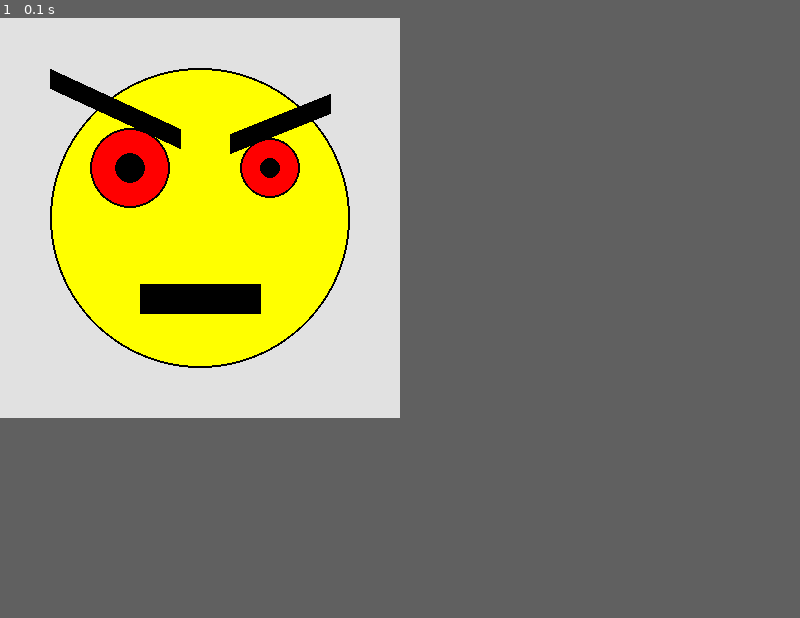
Above: before the commit, frame 1.
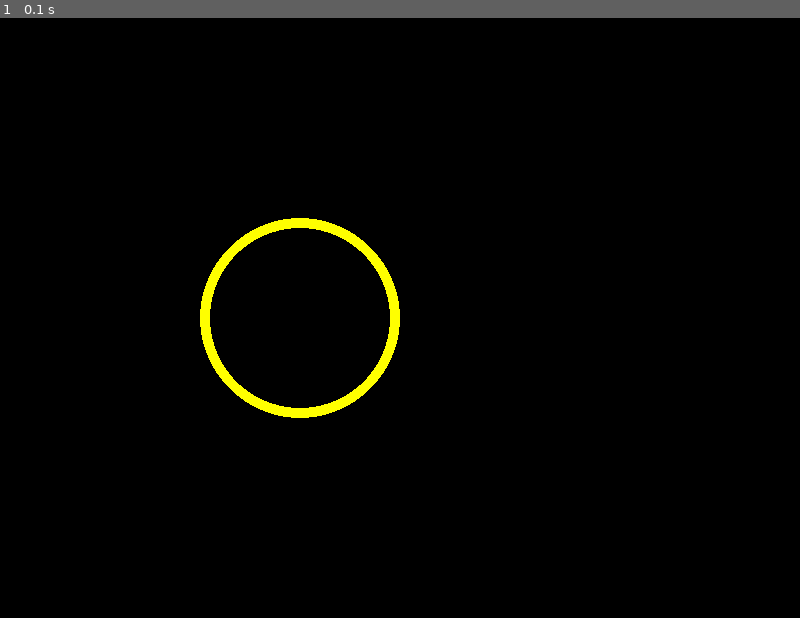
Above: after the commit, the same moment.

Repository: CapXYZ/infa_2020_Schamyakov
Game: pygame game, started from lab3/draw1.py
Two runs of this game, one before a commit and one after it. Both use one fixed random seed, a clock stepped at 60 frames per second and the inputs below.
Inputs:
- Up to frame 1 (0.1 s): no input
In our replay, the window is 400x400 before the commit and 800x600 after it. These sizes can differ from the game's own. Grey fills any space a smaller window leaves; there, only what the larger window draws over its background counts as a difference.

The runs differ from the first frame. In frame 1, 31% of the frame differs, in the area x 0-50%, y 0-67%.

Commit message:
Работает сам принцип, добавить алфавит, счетсики, уровни.

Diff:
--- /dev/null
+++ b/lab3/Litter Key.py
@@ -0,0 +1,69 @@
+import random
+import pygame
+
+pygame.init()
+
+# Define the colors we will use in RGB format
+color_dict = dict(
+    BLACK=(0, 0, 0),
+    WHITE=(255, 255, 255),
+    BLUE=(0, 0, 255),
+    GREEN=(0, 255, 0),
+    RED=(255, 0, 0)
+)
+list_letter = 'aoг'
+
+# Set the height and width of the screen
+size = [400, 400]
+screen = pygame.display.set_mode(size)
+
+center = (200, 200)
+center_x, center_y = center
+
+pygame.display.set_caption("Учимся печатать")
+
+def letter_draw_O(x, y, koof_size=1, ):
+    pygame.draw.ellipse(screen, (255, 55, 0), (x - x // 2, y // 3,
+                                               x, y + y // 3), 20)
+
+
+def letter_draw_A(x, y, koof_size=1, ):
+    pygame.draw.line(screen, (255, 55, 0), (x - x // 2, y + y // 2), (x, y - y // 2), 20)
+    pygame.draw.line(screen, (255, 55, 0), (x, y - y // 2), (x + x // 2, y + y // 2), 20)
+    pygame.draw.line(screen, (255, 55, 0), (x - x // 4, y), (x + x // 4, y), 20)
+
+
+def letter_draw_G(x, y, koof_size=1, ):
+    pygame.draw.line(screen, (255, 55, 0), (x - x // 4, y + y // 2), (x - x // 4, y - y // 2), 20)
+    pygame.draw.line(screen, (255, 55, 0), (x - x // 4, y - y // 2), (x + x // 4, y - y // 2), 20)
+
+
+def letter(l1):
+    return random.choice(l1)
+
+# Loop until the user clicks the close button.
+done = False
+clock = pygame.time.Clock()
+
+abc = {'a': letter_draw_A,
+       'o': letter_draw_O,
+       'г': letter_draw_G
+       }
+
+while not done:
+
+    clock.tick(1)
+
+
+    for event in pygame.event.get():  # User did something
+        if event.type == pygame.QUIT:  # If user clicked close
+            done = True  # Flag that we are done so we exit this loop
+
+    screen.fill((55, 255, 55))
+
+    abc[letter(list_letter)](center_x, center_y)
+
+    pygame.display.flip()
+
+# Be IDLE friendly
+pygame.quit()
--- a/lab3/draw1.py
+++ b/lab3/draw1.py
@@ -1,10 +1,11 @@
+import random
 import pygame
 from pygame.draw import *
 
 pygame.init()
 
 FPS = 30
-screen = pygame.display.set_mode((400, 400))
+screen = pygame.display.set_mode((800, 600))
 
 '''
 x1 = 100; y1 = 100
@@ -17,7 +18,7 @@
 for i in range(N):
     line(screen, color, (x, y1), (x, y2))
     x += h
-'''
+
 rect(screen, (225, 225, 225), (0, 0, 400, 400)) #фон
 circle(screen, (255, 255, 0), (200, 200), 150) #голова
 circle(screen, (0, 0, 0), (200, 200), 150, 2) #обводка головы
@@ -34,6 +35,14 @@
 line(screen, 0, (230, 125), (330, 85), 20) #правая бровь
 
 line(screen, 0, (140, 280), (260, 280), 30) #рот
+'''
+
+
+def letter_draw(x, y, koof_size=1):
+    pygame.draw.ellipse(screen, (255, 255, 0), (x, y, x, y), 10)
+
+
+letter_draw(200,200)
 
 pygame.display.update()
 clock = pygame.time.Clock()
--- /dev/null
+++ b/lab3/razbiraemsya s pygame.py
@@ -0,0 +1,116 @@
+import random, sys
+import pygame
+
+pygame.init()
+
+# Define the colors we will use in RGB format
+color_dict = dict(
+    BLACK=(0, 0, 0),
+    WHITE=(255, 255, 255),
+    BLUE=(0, 0, 255),
+    GREEN=(0, 255, 0),
+    RED=(255, 0, 0)
+)
+list_letter = 'aoгентип'
+
+# Set the height and width of the screen
+size = [400, 400]
+screen = pygame.display.set_mode(size)
+
+center = (200, 200)
+center_x, center_y = center
+
+pygame.display.set_caption("Учимся печатать")
+
+
+def letter_draw_O(x, y, koof_size=1, ):
+    pygame.draw.ellipse(screen, (255, 55, 0), (x - x // 2, y // 3,
+                                               x, y + y // 3), 20)
+
+
+def letter_draw_A(x, y, koof_size=1, ):
+    pygame.draw.line(screen, (255, 55, 0), (x - x // 2, y + y // 2), (x, y - y // 2), 20)
+    pygame.draw.line(screen, (255, 55, 0), (x, y - y // 2), (x + x // 2, y + y // 2), 20)
+    pygame.draw.line(screen, (255, 55, 0), (x - x // 4, y), (x + x // 4, y), 20)
+#Буква О
+
+def letter_draw_U(x, y, koof_size=1, ):
+    pygame.draw.line(screen, (255, 55, 0), (x - x // 4, y + y // 2), (x - x // 4, y - y // 2), 20)
+    pygame.draw.line(screen, (255, 55, 0), (x - x // 4, y - y // 2), (x + x // 4, y - y // 2), 20)
+#Буква Г
+
+def letter_draw_E(x, y, koof_size=1, ):
+    pygame.draw.line(screen, (255, 55, 0), (x - x // 4, y + y // 2), (x - x // 4, y - y // 2), 20)
+    pygame.draw.line(screen, (255, 55, 0), (x - x // 4, y - y // 2), (x + x // 3, y - y // 2), 20)
+    pygame.draw.line(screen, (255, 55, 0), (x - x // 4, y + y // 2), (x + x // 3, y + y // 2), 20)
+    pygame.draw.line(screen, (255, 55, 0), (x - x // 4, y), (x + x // 5, y), 20)
+#Буква Е
+
+def letter_draw_N(x, y, koof_size=1, ):
+    pygame.draw.line(screen, (255, 55, 0), (x - x // 4, y + y // 2), (x - x // 4, y - y // 2), 20)
+    pygame.draw.line(screen, (255, 55, 0), (x - x // 4, y), (x + x // 5, y), 20)
+    pygame.draw.line(screen, (255, 55, 0), (x + x // 4, y + y // 2), (x + x // 4, y - y // 2), 20)
+#Буква Н
+
+def letter_draw_T(x, y, koof_size=1, ):
+    pygame.draw.line(screen, (255, 55, 0), (x, y + y // 2), (x, y - y // 2), 20)
+    pygame.draw.line(screen, (255, 55, 0), (x - x // 3, y - y // 2), (x + x // 3, y - y // 2), 20)
+#Буква Т
+
+def letter_draw_B(x, y, koof_size=1, ):
+    pygame.draw.line(screen, (255, 55, 0), (x - x // 4, y + y // 2), (x - x // 4, y - y // 2), 20)
+    pygame.draw.line(screen, (255, 55, 0), (x - x // 4, y + y // 2), (x + x // 4, y - y // 2), 20)
+    pygame.draw.line(screen, (255, 55, 0), (x + x // 4, y + y // 2), (x + x // 4, y - y // 2), 20)
+#Буква И
+
+def letter_draw_G(x, y, koof_size=1, ):
+    pygame.draw.line(screen, (255, 55, 0), (x - x // 4, y + y // 2), (x - x // 4, y - y // 2), 20)
+    pygame.draw.line(screen, (255, 55, 0), (x - x // 4, y - y // 2), (x + x // 4, y - y // 2), 20)
+    pygame.draw.line(screen, (255, 55, 0), (x + x // 4, y + y // 2), (x + x // 4, y - y // 2), 20)
+#Буква П
+
+def letter(l1):
+    return random.choice(l1)
+
+
+# Loop until the user clicks the close button.
+done = False
+clock = pygame.time.Clock()
+
+abc = {'a': letter_draw_A,
+       'o': letter_draw_O,
+       'г': letter_draw_U,
+       'е': letter_draw_E,
+       'н': letter_draw_N,
+       'т': letter_draw_T,
+       'и': letter_draw_B,
+       'п': letter_draw_G
+       }
+key_dict = {'a': pygame.K_f,
+            'o': pygame.K_j,
+            'г': pygame.K_u,
+            'е': pygame.K_t,
+            'н': pygame.K_y,
+            'т': pygame.K_n,
+            'и': pygame.K_b,
+            'п': pygame.K_g
+            }
+symbal = letter(list_letter)
+abc[symbal](center_x, center_y)
+while not done:
+
+    for i in pygame.event.get():
+        if i.type == pygame.QUIT:
+            sys.exit()
+        elif i.type == pygame.KEYDOWN:
+            if i.key == key_dict[symbal]:
+                screen.fill((random.randint(0, 255), random.randint(0, 255), random.randint(0, 255)))
+                symbal = letter(list_letter)
+                abc[symbal](center_x, center_y)
+    pygame.display.update()
+    clock.tick(30)
+
+    pygame.display.flip()
+
+# Be IDLE friendly
+pygame.quit()
